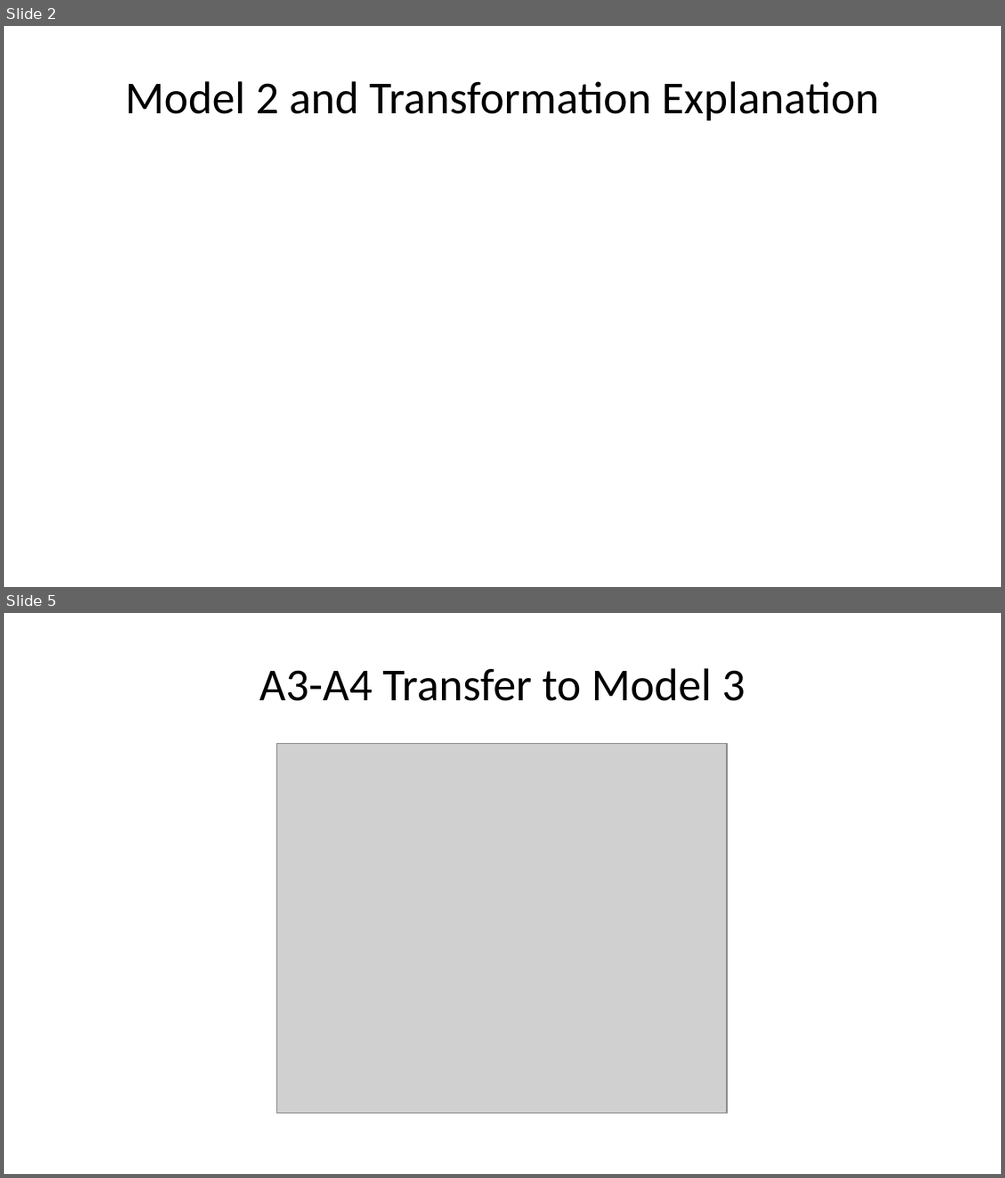
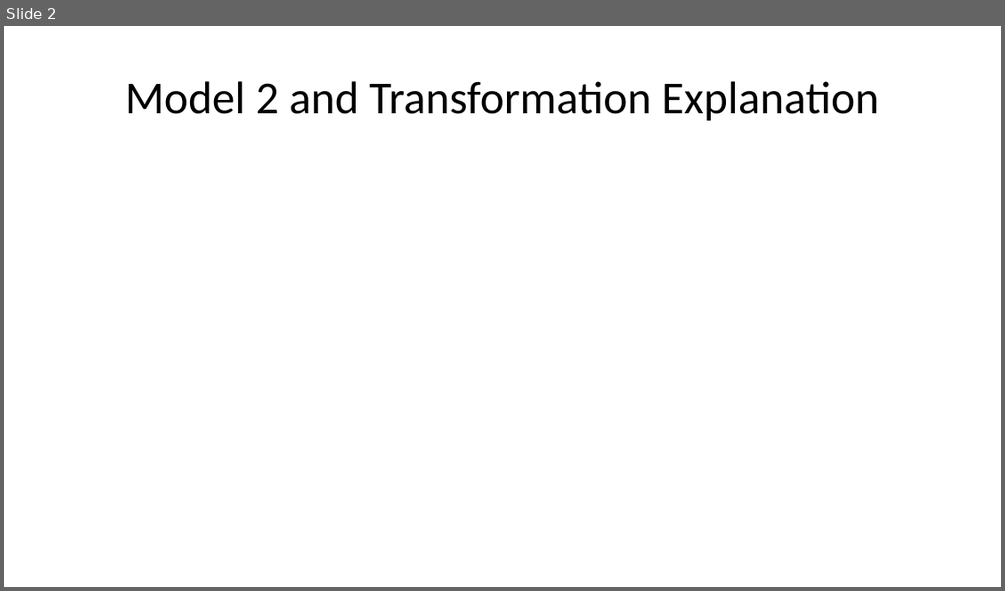
Before and after one commit to Yolanda101/quarto-slides, a slide deck: hello (3).pptx. Shown one above the other, each under a label of ours: slides 2 and 5 before the commit, slide 2 after it; the slides between them are not shown. The pictures are 1005x1178 and 1005x591 pixels, drawn with LibreOffice and Linux fonts; fonts in the diff are those of the drawing; grey boxes stand for pictures. Boxes give left, top, right and bottom in pixels: in the first picture for what was removed or moved away, otherwise in the second. Text is boxed around its words. In the diff, an @@ line names an element or a change of style, - is before the commit and + after.

```diff
--- a/hello (3).pptx
+++ b/hello (3).pptx
@@ slide 5 removed at bbox=[4, 613, 1001, 1174], background #FFFFFF @@
@@ title removed at bbox=[259, 668, 745, 701] @@
-A3-A4 Transfer to Model 3
@@ picture removed at bbox=[277, 744, 727, 1113] @@
```
Also in this commit, not shown: 4 slides changed, 1 slide added, 4 other slides removed.
